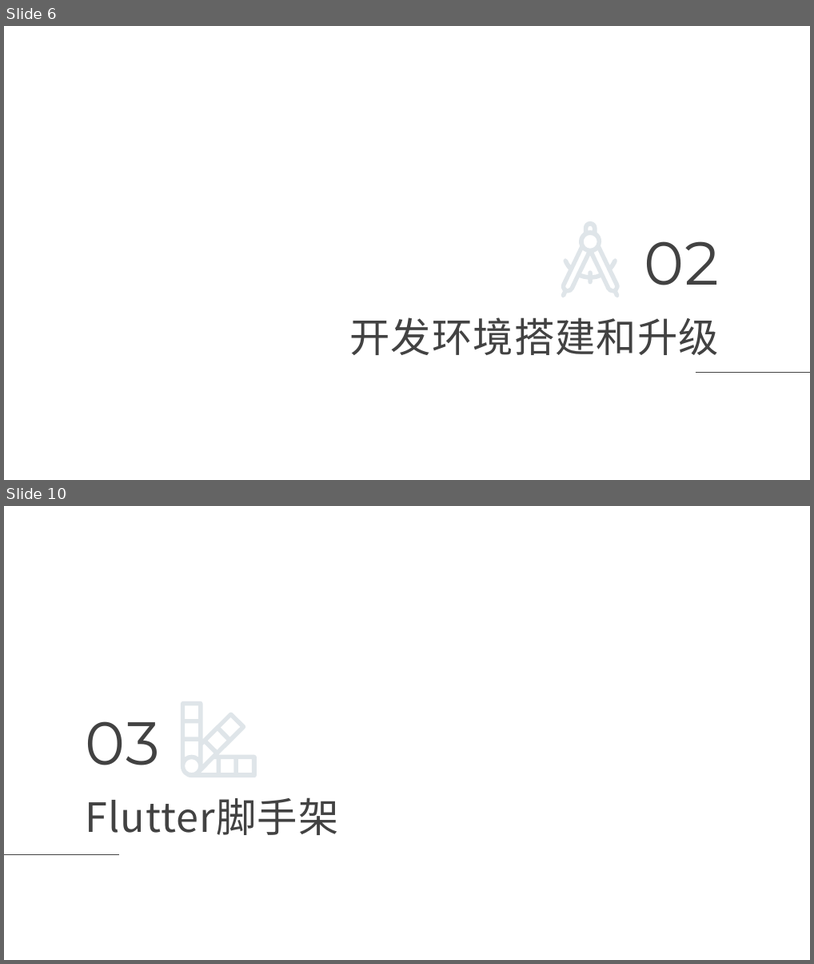
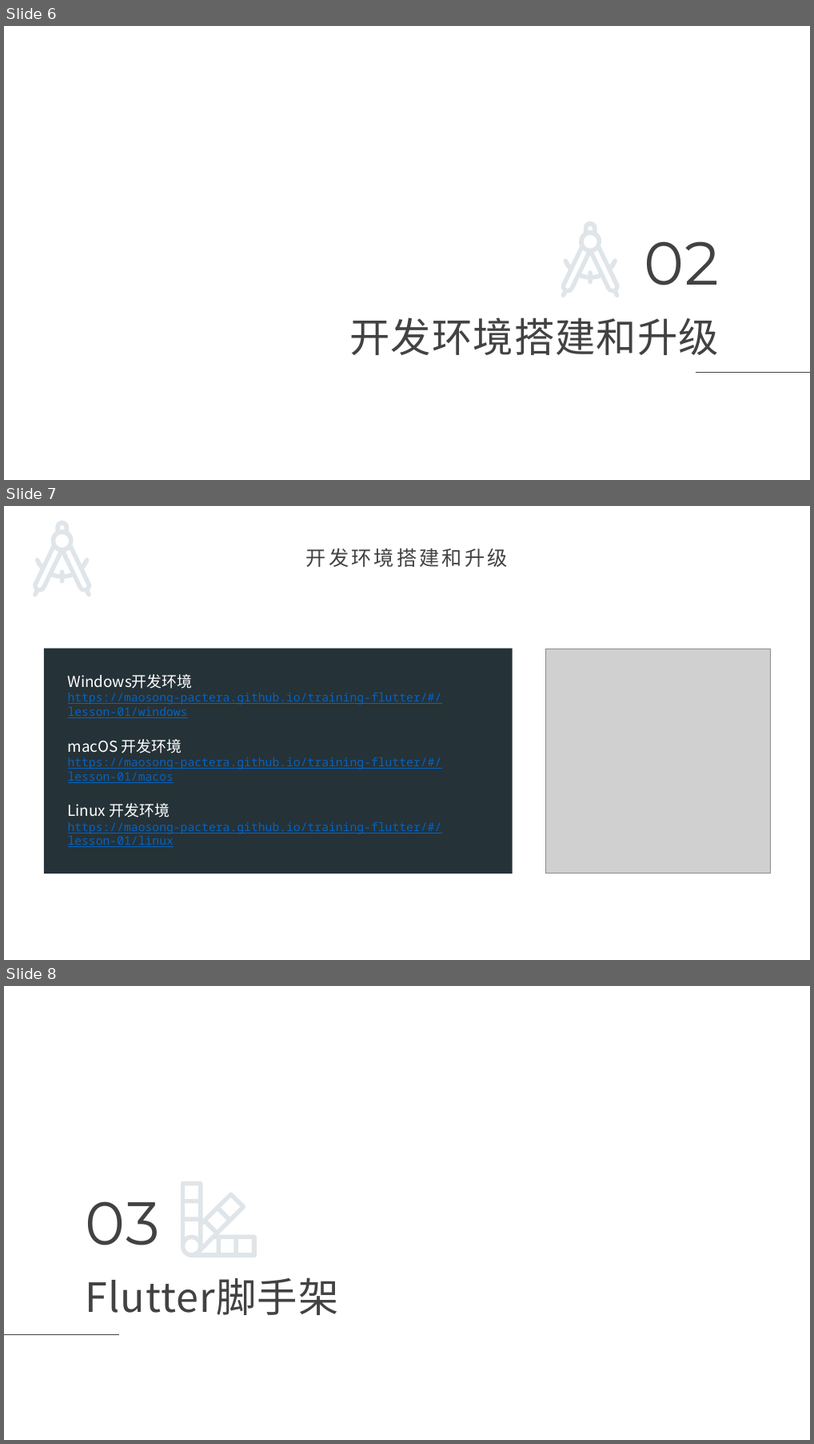
Before and after one commit to maosong-pactera/training-flutter, a slide deck: 移动端Flutter_第1课_如何开始工作？.pptx. Shown one above the other, each under a label of ours: slides 6 and 10 before the commit, slides 6, 7 and 8 after it; the slides between them are not shown. The pictures are 814x964 and 814x1444 pixels, drawn with LibreOffice and Linux fonts; fonts in the diff are those of the drawing; grey boxes stand for pictures; background and template pictures are left out. Boxes give left, top, right and bottom in pixels: in the first picture for what was removed or moved away, otherwise in the second. Text is boxed around its words. In the diff, an @@ line names an element or a change of style, - is before the commit and + after.

Commit message:
开发环境搭建和升级连接到github pages

```diff
--- a/移动端Flutter_第1课_如何开始工作？.pptx
+++ b/移动端Flutter_第1课_如何开始工作？.pptx
@@ slide 7 added at (4,506,810,960), background picture (left out) @@
@@ freeform shape added at (33,520,92,596), fill #5F7D95 at 20% opacity @@
@@ title added at (306,548,508,567), 24 pt, text #424242 @@
+开发环境搭建和升级
@@ rectangle added at (44,648,513,873), fill #253238, 14 pt, text #0563C1, underline @@
+Windows开发环境
+https://maosong-pactera.github.io/training-flutter/#/lesson-01/windows
+macOS 开发环境
+https://maosong-pactera.github.io/training-flutter/#/lesson-01/macos
+Linux 开发环境
+https://maosong-pactera.github.io/training-flutter/#/lesson-01/linux
@@ picture added at (546,648,770,873) @@
@@ what was slide 10 is now slide 8 @@
```
Also in this commit, not shown: 3 slides removed.
